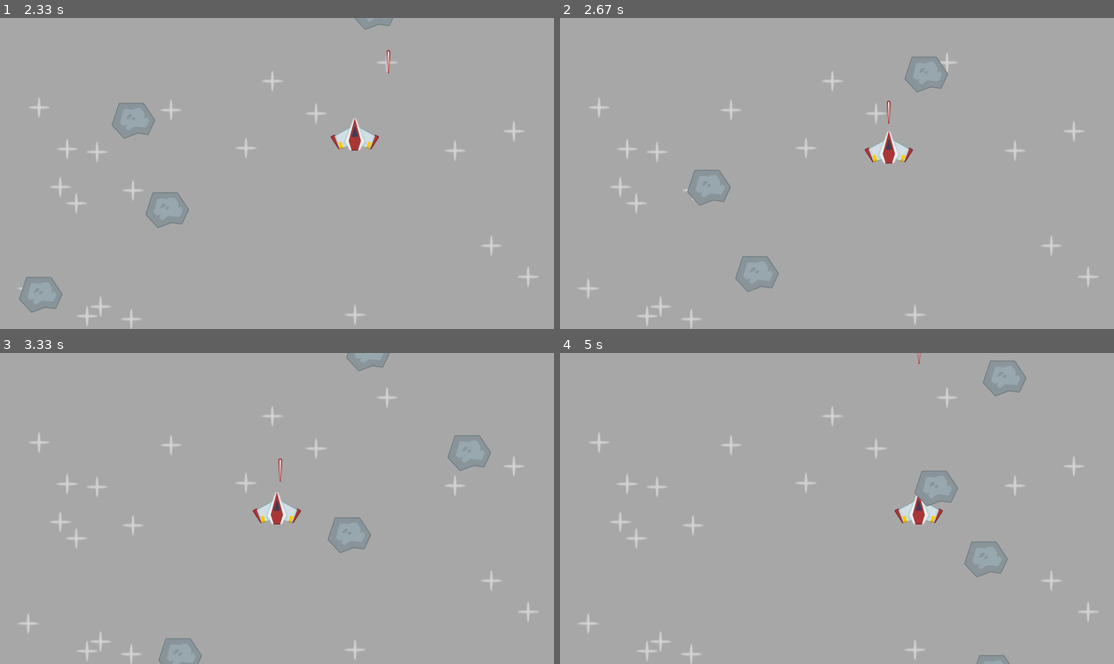
Above: before the commit, frames 1-4 (two rows, left to right).
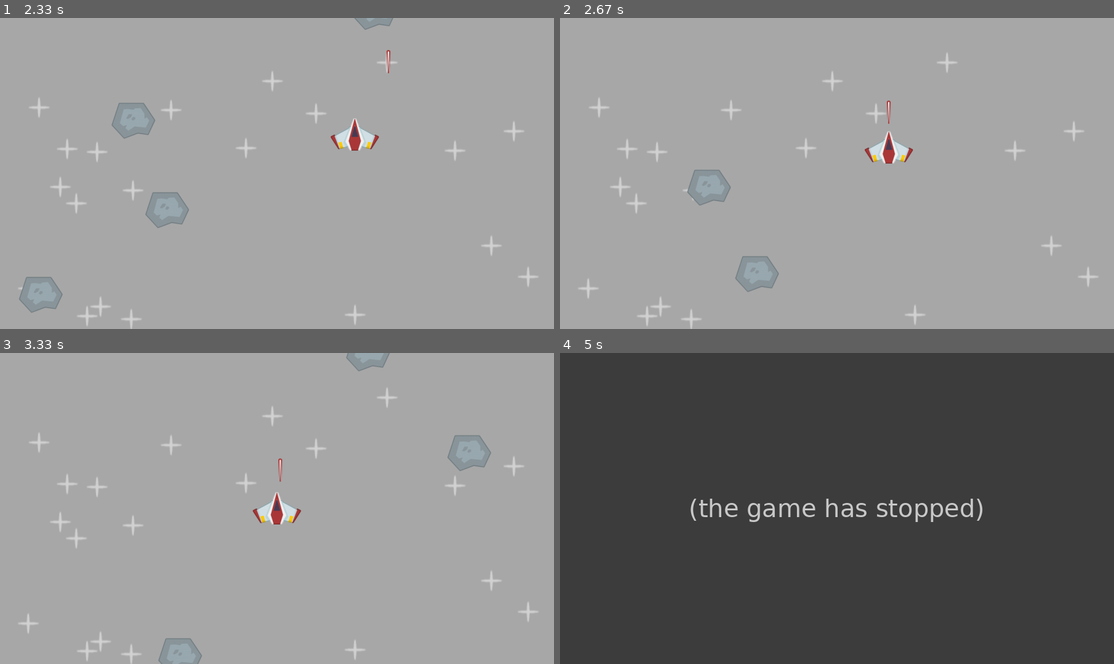
Above: after the commit, the same moments.

Repository: mrinmoy-hex/Pygame_Projects
Game: pygame game, started from space_game/main.py
Two runs of this game, one before a commit and one after it. Both use one fixed random seed, a clock stepped at 60 frames per second and the inputs below.
Inputs:
- Up to frame 1 (2.33 s): tap Space at 0.33, 0.73, 1.03, 1.23, 1.57, 1.87, 2.07 s; hold Right 0.67-1.13 s; hold Up 1.17-1.47 s; hold Right 1.5-1.97 s; hold Left from 2 s (still down)
- Up to frame 2 (2.67 s): tap Space at 2.37, 2.63 s; release Left at 2.53 s; hold Down from 2.57 s (still down)
- Up to frame 3 (3.33 s): release Down at 2.87 s; hold Left 2.9-3.3 s; tap Space at 2.97, 3.27 s
- Up to frame 4 (5 s): hold Up 3.33-3.7 s; tap Space at 3.4, 3.8, 4.1, 4.47 s; hold Right 3.73-4.37 s; hold Down 4.4-4.77 s

Frame 1 is identical in both runs. In frame 2, 0.4% of the frame differs, in the area x 62-70%, y 12-24%; in frame 3, 0.4%; in frame 4, 100%, in the area x 0-100%, y 0-100%.
After the commit the program exited at 4.92 s; later frames show no game.

Commit message:
Added collision mechanics

Diff:
--- a/space_game/main.py
+++ b/space_game/main.py
@@ -31,7 +31,7 @@
 
         recent_keys = pygame.key.get_just_pressed()
         if recent_keys[pygame.K_SPACE] and self.can_shoot:
-            Laser(lazer, self.rect.midtop, all_sprites)
+            Laser(lazer, self.rect.midtop, (all_sprites, lazer_sprite))     # same thing as in meteor sprite
             self.can_shoot = False
             self.laser_shot_time = pygame.time.get_ticks()
 
@@ -72,16 +72,31 @@
         if pygame.time.get_ticks() - self.start_time >= self.lifetime:
             self.kill()
 
+def collisions():
+    global running
+    collision_sprites = pygame.sprite.spritecollide(player, meteor_sprites, True)
+    if collision_sprites:
+        running = False # ends the game if meteor strikes the player
+    #print("Laser collision")
+    for laser in lazer_sprite:
+        collided_sprite = pygame.sprite.spritecollide(laser, meteor_sprites, True)
+        if collided_sprite:
+            laser.kill()
+
+
 # general setup
 pygame.init()
 WIDTH = 1280
 HEIGHT = 720
 clock = pygame.time.Clock() # used for setting frame rate
+running = True
 
 screen = pygame.display.set_mode((WIDTH, HEIGHT))
 pygame.display.set_caption("Space Shooter")
 
 all_sprites = pygame.sprite.Group()
+meteor_sprites = pygame.sprite.Group()
+lazer_sprite = pygame.sprite.Group()
 # all_sprites.add(player) # not required as it's added in the group by init method
 
 #import stuff
@@ -94,12 +109,13 @@
     Stars(all_sprites, star_surf)
 player = Player(all_sprites)
 
+
 # meteor_rect = meteor.get_frect(center = (WIDTH / 2, HEIGHT /2))
 # custom events -> meteor event
 meteor_event = pygame.event.custom_type()
 pygame.time.set_timer(meteor_event, 500)
 
-while True:
+while running:
     dt = clock.tick(120) / 1000    # delta time
     for event in pygame.event.get():
         if event.type == pygame.QUIT:
@@ -107,10 +123,11 @@
             sys.exit()
         if event.type == meteor_event:
             x,y = random.randint(0, WIDTH), random.randint(-200, -100)
-            Meteor(meteor, (x,y), all_sprites)
+            Meteor(meteor, (x,y), (all_sprites, meteor_sprites))    # this thing give access to all meteor sprites
 
     all_sprites.update(dt)
-
+    # collisions for sprites
+    collisions()
     screen.fill('darkgray')
     # screen.blit(player.image, player.rect) Not an ideal approach
     all_sprites.draw(screen)
Not shown, changed: .gitignore
